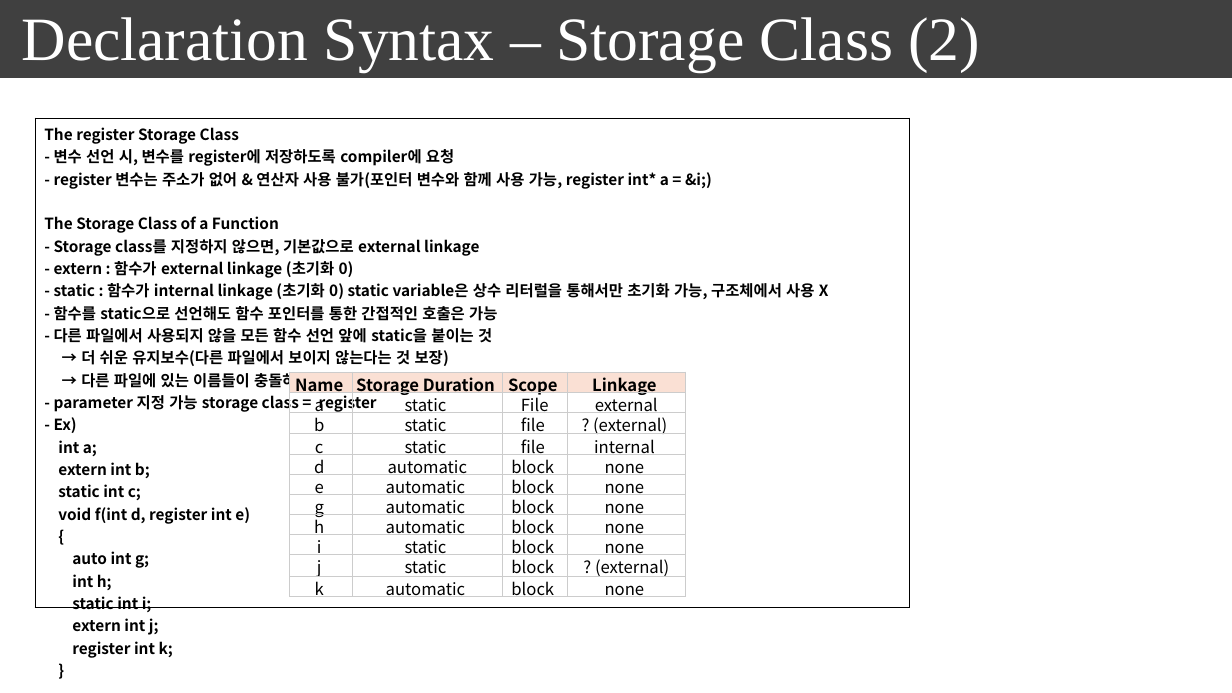
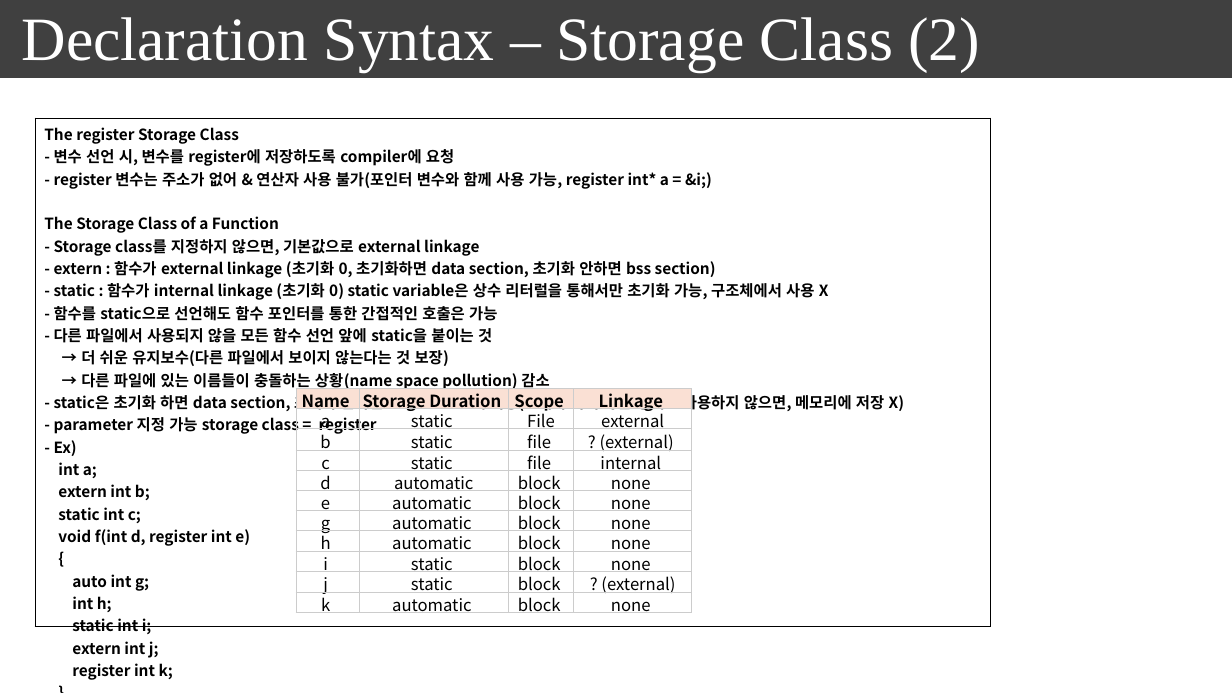
Before and after one commit to seonghokim/Study, a slide deck: slide 8 of Study Material/everything in c.pptx. Drawn at 1232x693 pixels with LibreOffice and Linux fonts; fonts in the diff are those of the drawing. Boxes give left, top, right and bottom in pixels: in the first picture for what was removed or moved away, otherwise in the second. Text is boxed around its words. In the diff, an @@ line names an element or a change of style, - is before the commit and + after.

```diff
--- a/Study Material/everything in c.pptx
+++ b/Study Material/everything in c.pptx
@@ table at (x1=35, y1=118, x2=991, y2=684) @@
-row 1, column 1: The register Storage Class / - 변수 선언 시, 변수를 register에 저장하도록 compiler에 요청 / - register 변수는 주소가 없어 & 연산자 사용 불가(포인터 변수와 함께 사용 가능, register int* a = &i;) / The Storage Class of a Function / - Storage class를 지정하지 않으면, 기본값으로 external linkage / - extern : 함수가 external linkage (초기화 0) / - static : 함수가 internal linkage (초기화 0) static variable은 상수 리터럴을 통해서만 초기화 가능, 구조체에서 사용 X / - 함수를 static으로 선언해도 함수 포인터를 통한 간접적인 호출은 가능 / - 다른 파일에서 사용되지 않을 모든 함수 선언 앞에 static을 붙이는 것 / → 더 쉬운 유지보수(다른 파일에서 보이지 않는다는 것 보장) / → 다른 파일에 있는 이름들이 충돌하는 상황(name space pollution) 감소 / - parameter 지정 가능 storage class = register / - Ex) / int a; / extern int b; / static int c; / void f(int d, register int e) / { auto int g; / int h; / static int i; / extern int j; / register int k; / }
+row 1, column 1: The register Storage Class / - 변수 선언 시, 변수를 register에 저장하도록 compiler에 요청 / - register 변수는 주소가 없어 & 연산자 사용 불가(포인터 변수와 함께 사용 가능, register int* a = &i;) / The Storage Class of a Function / - Storage class를 지정하지 않으면, 기본값으로 external linkage / - extern : 함수가 external linkage (초기화 0, 초기화하면 data section, 초기화 안하면 bss section) / - static : 함수가 internal linkage (초기화 0) static variable은 상수 리터럴을 통해서만 초기화 가능, 구조체에서 사용 X / - 함수를 static으로 선언해도 함수 포인터를 통한 간접적인 호출은 가능 / - 다른 파일에서 사용되지 않을 모든 함수 선언 앞에 static을 붙이는 것 / → 더 쉬운 유지보수(다른 파일에서 보이지 않는다는 것 보장) / → 다른 파일에 있는 이름들이 충돌하는 상황(name space pollution) 감소 / - static은 초기화 하면 data section, 초기화 안하면 bss section에 저장(초기화 하지 않은 상태로 사용하지 않으면, 메모리에 저장 X) / - parameter 지정 가능 storage class = register / - Ex) / int a; / extern int b; / static int c; / void f(int d, register int e) / { auto int g; / int h; / static int i; / extern int j; / register int k; / }
@@ table resized from (x1=35, y1=118, x2=910, y2=662) to (x1=35, y1=118, x2=991, y2=684) @@
@@ table moved from (x1=289, y1=372, x2=686, y2=601) to (x1=296, y1=389, x2=692, y2=617) @@
```
Also in this commit, not shown: 1 other slide changed.
